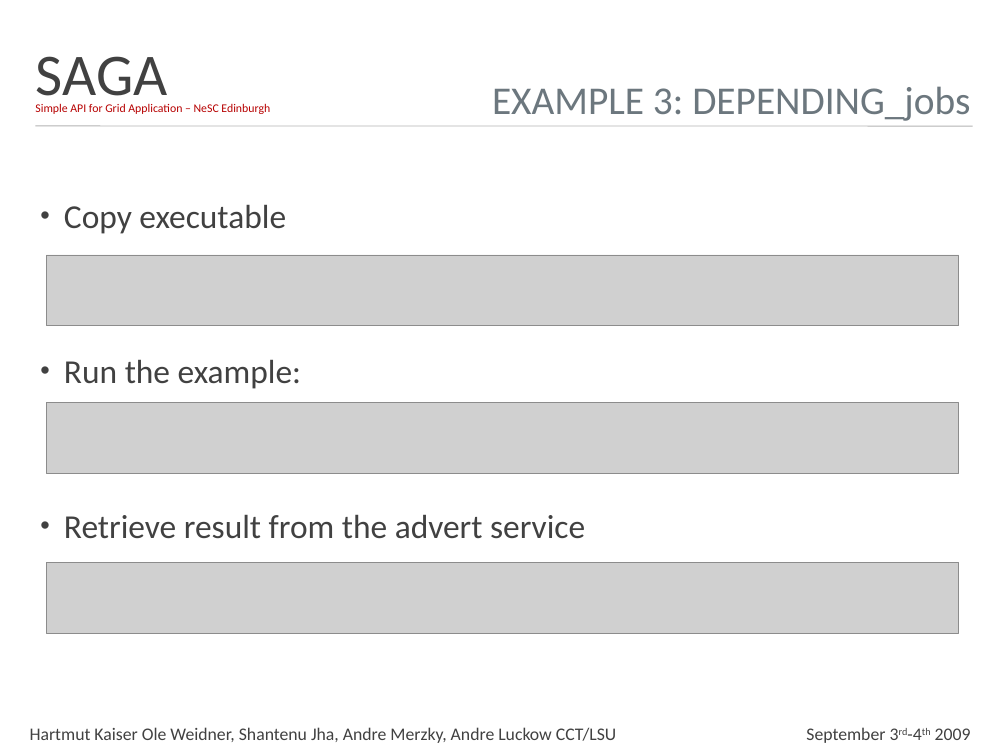
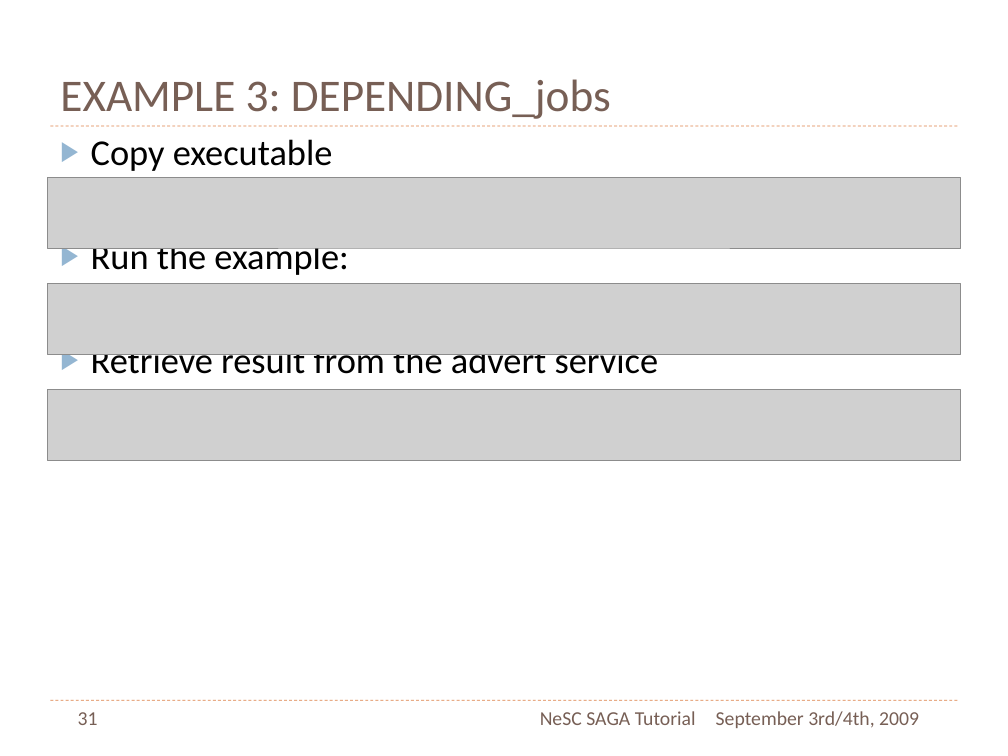
Before and after one commit to saga-project/saga-cpp-legacy-projects, a slide deck: slide 31 of tutorial/NeSC-2009/NeSC09-Practical-PPT.pptx (slide 12 before the commit). Drawn at 1008x756 pixels with LibreOffice and Linux fonts; fonts in the diff are those of the drawing; grey boxes stand for pictures; background and template pictures are left out. Boxes give left, top, right and bottom in pixels: in the first picture for what was removed or moved away, otherwise in the second. Text is boxed around its words. In the diff, an @@ line names an element or a change of style, - is before the commit and + after.

```diff
--- a/tutorial/NeSC-2009/NeSC09-Practical-PPT.pptx
+++ b/tutorial/NeSC-2009/NeSC09-Practical-PPT.pptx
@@ title "EXAMPLE 3: DEPENDING_jobs": place and size @@
-title "EXAMPLE 3: DEPENDING_jobs" at (492, 86, 970, 121)
+title "EXAMPLE 3: DEPENDING_jobs" at (60, 79, 611, 119)
@@ title "EXAMPLE 3: DEPENDING_jobs" at (60, 79, 611, 119): size 40 to 46 pt, text colour #6C777E to #775F55; alignment right to left; vertical alignment middle to bottom @@
@@ text removed at (36, 56, 168, 109) @@
-SAGA
@@ text removed at (35, 103, 270, 114) @@
-Simple API for Grid Application – NeSC Edinburgh
@@ text "Copy executable": place and size @@
-text "Copy executable" at (64, 204, 585, 539)
+text "Copy executable" at (91, 139, 659, 382)
@@ text "Copy executable" at (91, 139, 659, 382): size 34 to 37 pt, text colour #414141 to #000000; bullet • to ▶; less space between paragraphs; bullet colour #414141 to #94B6D2 @@
@@ line moved from (35, 126) - (973, 126) to (50, 126) - (958, 126) @@
@@ line (50, 126) - (958, 126): stroke #B3B3B3 1 pt to #DD8047 0.75 pt dashed @@
@@ picture: place and size @@
-picture at (46, 255, 959, 326)
+picture at (47, 177, 961, 248)
@@ picture: place and size @@
-picture at (46, 403, 959, 474)
+picture at (47, 284, 961, 354)
@@ picture: place and size @@
-picture at (46, 562, 959, 633)
+picture at (47, 390, 961, 461)
@@ line added from (50, 700) to (958, 700), #DD8047 0.75 pt dashed @@
@@ page number added at (78, 712, 98, 725), 20 pt, text #775F55 @@
+31
@@ text added at (540, 711, 696, 725), 20 pt, text #775F55 @@
+NeSC SAGA Tutorial
@@ text added at (716, 711, 919, 728), 20 pt, text #775F55 @@
+September 3rd/4th, 2009
@@ text removed at (30, 727, 616, 743) @@
-Hartmut Kaiser Ole Weidner, Shantenu Jha, Andre Merzky, Andre Luckow CCT/LSU
@@ text removed at (806, 727, 971, 743) @@
-September 3rd-4th 2009
```
Also in this commit, not shown: 9 other slides changed, 23 slides added, 4 slides removed.
